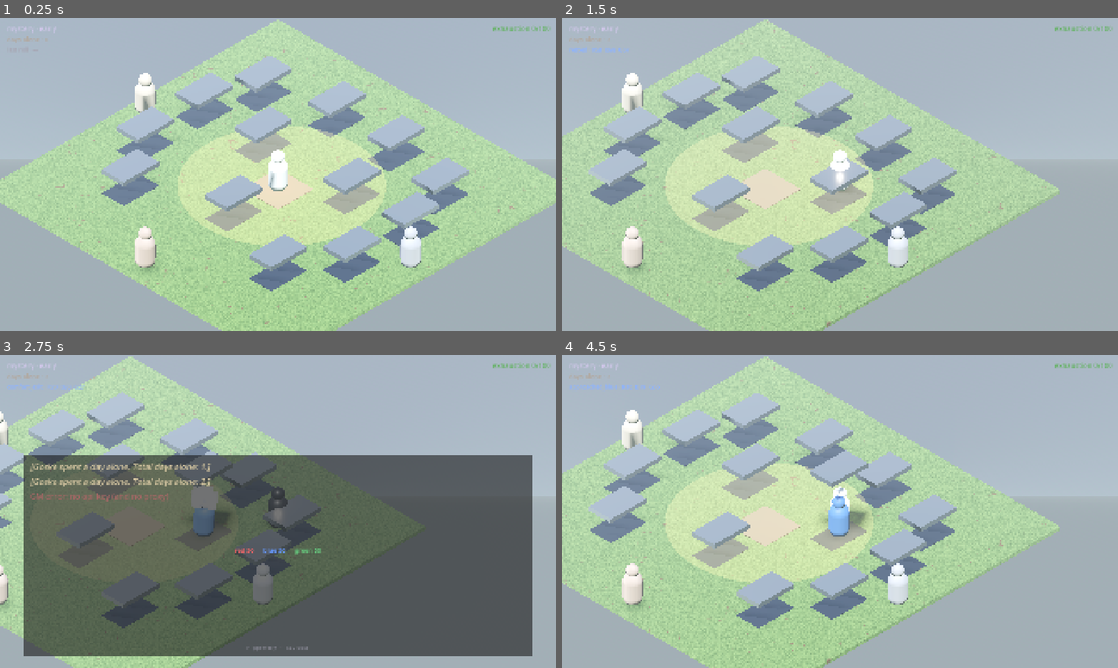
Above: before the commit, frames 1-4 (two rows, left to right).
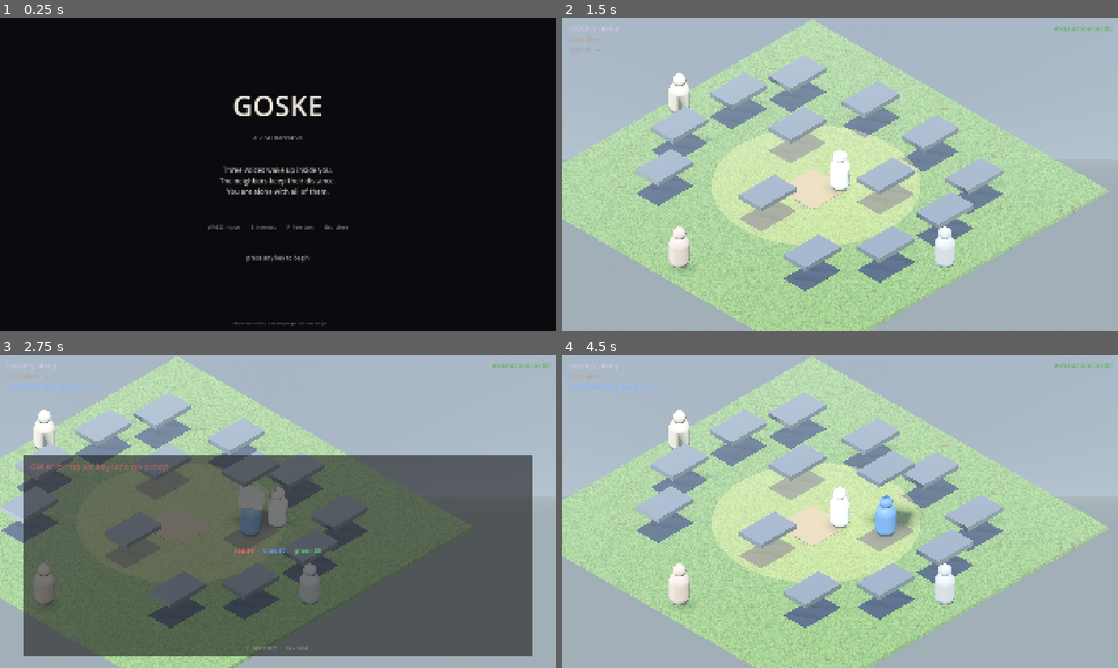
Above: after the commit, the same moments.

Repository: gokselozgur5/goske
Game: Godot game, scene res://scenes/title.tscn
Two runs of this game, one before a commit and one after it. Both use one fixed random seed, a clock stepped at 60 frames per second and the inputs below. Before the commit the project starts from res://scenes/main.tscn.
Inputs (mouse positions are in pixels of both pictures, inside the frame that each line leads up to):
- Up to frame 1 (0.25 s): no input
- Up to frame 2 (1.5 s): tap Enter (ui_accept) at 0.5 s; move the mouse to (962, 158) at 0.52 s; hold Right (ui_right) 0.53-1.25 s; hold Enter (ui_accept) 0.53-1.25 s; click (962, 158) at 0.67 s; drag from (728, 190) to (812, 237) at 1.27 s
- Up to frame 3 (2.75 s): tap Enter (ui_accept) at 2 s; move the mouse to (333, 442) at 2.02 s; hold Right (ui_right) from 2.03 s (still down); hold Enter (ui_accept) from 2.03 s (still down); tap Tab at 2.1 s; click (333, 442) at 2.17 s
- Up to frame 4 (4.5 s): release Right (ui_right) at 2.75 s; release Enter (ui_accept) at 2.75 s; drag from (812, 574) to (673, 464) at 2.77 s; move the mouse to (1006, 558) at 3.52 s; hold Left (ui_left) 3.53-4.25 s; hold Enter (ui_accept) 3.53-4.25 s; tap Shift at 3.6 s; click (1006, 558) at 3.67 s; tap Escape (ui_cancel) at 4.15 s; drag from (673, 464) to (756, 433) at 4.27 s

The runs differ from the first frame. In frame 1, 100% of the frame differs, in the area x 0-100%, y 0-100%; in frame 2, 42%; in frame 3, 20%; in frame 4, 42%.

Commit message:
demo prep step 2: title screen + ending restart
scenes/title.tscn + scripts/title.gd:
- Minimal Control built code-side (no .tscn editing fight). Dark bg,
  GOSKE wordmark, "a 2.5D narrative" subtitle, Disco-Elysium-toned
  3-line hook ("Three voices wake up inside you. The neighbors keep
  their distance. You are alone with all of them."), key hints row,
  and a blinking "press any key to begin".
- Soft red/blue/green accent strip at the top — quiet visual nod to
  the trust triple without spelling it out.
- 0.4s grace period after _ready before any input starts the game,
  so a held key from the previous scene can't auto-skip.
- Fade-out on start, then change_scene_to_file → main.tscn.

project.godot run/main_scene flipped to title.tscn.

scripts/ending_overlay.gd:
- ui_accept (Enter / Space) → play again. Loads title.tscn, which
  resets all run state since we don't use autoloads.
- New code-side hint label "enter — play again   esc — dismiss"
  built in _ready, hidden during the GM narration load, faded in
  once narration (or fallback) lands so it doesn't compete with
  the climax beat.
- Hint resets on every show_ending() so reopened endings start
  cleanly.

Diff:
--- a/project.godot
+++ b/project.godot
@@ -11,7 +11,7 @@
 [application]
 
 config/name="Goske"
-run/main_scene="res://scenes/main.tscn"
+run/main_scene="res://scenes/title.tscn"
 config/features=PackedStringArray("4.6", "Forward Plus")
 config/icon="res://icon.svg"
 
--- /dev/null
+++ b/scenes/title.tscn
@@ -0,0 +1,13 @@
+[gd_scene load_steps=2 format=3]
+
+[ext_resource type="Script" path="res://scripts/title.gd" id="1_title"]
+
+[node name="Title" type="Control"]
+layout_mode = 3
+anchors_preset = 15
+anchor_right = 1.0
+anchor_bottom = 1.0
+grow_horizontal = 2
+grow_vertical = 2
+mouse_filter = 0
+script = ExtResource("1_title")
--- a/scripts/ending_overlay.gd
+++ b/scripts/ending_overlay.gd
@@ -16,11 +16,36 @@
 
 var _waiting: bool = false
 var _ending: Dictionary = {}
+var _hint_label: Label = null
 
 func _ready() -> void:
 	add_to_group("ending_overlay")
 	hide()
 	modulate.a = 0.0
+	_build_hint_label()
+
+func _build_hint_label() -> void:
+	_hint_label = Label.new()
+	_hint_label.text = "enter — play again        esc — dismiss"
+	_hint_label.horizontal_alignment = HORIZONTAL_ALIGNMENT_CENTER
+	_hint_label.add_theme_font_size_override("font_size", 16)
+	_hint_label.add_theme_color_override("font_color", Color(0.55, 0.55, 0.60))
+	_hint_label.anchor_top = 1.0
+	_hint_label.anchor_bottom = 1.0
+	_hint_label.anchor_left = 0.5
+	_hint_label.anchor_right = 0.5
+	_hint_label.offset_top = -64
+	_hint_label.offset_bottom = -32
+	_hint_label.offset_left = -260
+	_hint_label.offset_right = 260
+	_hint_label.modulate.a = 0.0
+	add_child(_hint_label)
+
+func _show_hint() -> void:
+	if _hint_label == null:
+		return
+	var tw := create_tween()
+	tw.tween_property(_hint_label, "modulate:a", 1.0, 0.9)
 
 func show_ending() -> void:
 	var gs := get_tree().get_first_node_in_group("game_state")
@@ -33,6 +58,8 @@
 	label.text = str(e.get("label", ""))
 	# Loading state — single ellipsis until the GM responds (or timeout).
 	theme_label.text = "…"
+	if _hint_label:
+		_hint_label.modulate.a = 0.0
 	coords_label.text = "red %d   blue %d   green %d   ·   days alone %d" % [
 		gs.get_trust("red"), gs.get_trust("blue"), gs.get_trust("green"), gs.days_alone
 	]
@@ -123,6 +150,7 @@
 		_apply_fallback(str(_ending.get("theme", "")))
 		return
 	theme_label.text = line
+	_show_hint()
 
 func _on_narration_timeout() -> void:
 	if not _waiting:
@@ -134,10 +162,18 @@
 	if text == "" or text == null:
 		text = str(_ending.get("theme", "—"))
 	theme_label.text = text
+	_show_hint()
 
 func _unhandled_input(event: InputEvent) -> void:
-	if visible and event.is_action_pressed("ui_cancel"):
+	if not visible:
+		return
+	if event.is_action_pressed("ui_cancel"):
 		_dismiss()
+		get_viewport().set_input_as_handled()
+	elif event.is_action_pressed("ui_accept"):
+		# Enter / Space → play again. Reload to the title screen so the next
+		# run starts fresh (no autoloads — scene change resets state).
+		_play_again()
 		get_viewport().set_input_as_handled()
 
 func _dismiss() -> void:
@@ -145,3 +181,9 @@
 	var tw := create_tween()
 	tw.tween_property(self, "modulate:a", 0.0, 0.6)
 	tw.tween_callback(hide)
+
+func _play_again() -> void:
+	_waiting = false
+	var tw := create_tween()
+	tw.tween_property(self, "modulate:a", 0.0, 0.8)
+	tw.tween_callback(func(): get_tree().change_scene_to_file("res://scenes/title.tscn"))
--- /dev/null
+++ b/scripts/title.gd
@@ -0,0 +1,146 @@
+extends Control
+
+# Title screen. Renders a minimal opening frame: name, hook, key hints,
+# and waits for the player to press anything to load main.tscn.
+#
+# Built code-side so we don't fight the .tscn format. The root scene
+# is just a Control with this script attached.
+
+const HOOK := "Three voices wake up inside you.\nThe neighbors keep their distance.\nYou are alone with all of them."
+const HINTS := "WASD  move        E  interact        F  free-text        Esc  close"
+
+var _bg: ColorRect
+var _begin_label: Label
+var _can_start: bool = false
+var _starting: bool = false
+var _blink_t: float = 0.0
+
+func _ready() -> void:
+	mouse_filter = Control.MOUSE_FILTER_STOP
+	anchor_right = 1.0
+	anchor_bottom = 1.0
+	_build_ui()
+	# Tiny grace period so a held key from the previous scene doesn't auto-skip.
+	await get_tree().create_timer(0.4).timeout
+	_can_start = true
+
+func _build_ui() -> void:
+	_bg = ColorRect.new()
+	_bg.color = Color(0.04, 0.04, 0.06, 1.0)
+	_bg.anchor_right = 1.0
+	_bg.anchor_bottom = 1.0
+	_bg.mouse_filter = Control.MOUSE_FILTER_IGNORE
+	add_child(_bg)
+
+	# Soft red/blue/green accent strip near the top — quiet visual nod to the
+	# trust triple without spelling it out.
+	var strip := HBoxContainer.new()
+	strip.anchor_left = 0.5
+	strip.anchor_right = 0.5
+	strip.anchor_top = 0.16
+	strip.anchor_bottom = 0.16
+	strip.offset_left = -120
+	strip.offset_right = 120
+	strip.offset_top = -2
+	strip.offset_bottom = 2
+	strip.add_theme_constant_override("separation", 12)
+	add_child(strip)
+	for col in [Color(0.85, 0.20, 0.18), Color(0.18, 0.40, 0.85), Color(0.18, 0.70, 0.30)]:
+		var dot := ColorRect.new()
+		dot.color = col
+		dot.custom_minimum_size = Vector2(64, 4)
+		strip.add_child(dot)
+
+	var center := CenterContainer.new()
+	center.anchor_right = 1.0
+	center.anchor_bottom = 1.0
+	add_child(center)
+
+	var vbox := VBoxContainer.new()
+	vbox.alignment = BoxContainer.ALIGNMENT_CENTER
+	vbox.add_theme_constant_override("separation", 28)
+	center.add_child(vbox)
+
+	var title := Label.new()
+	title.text = "GOSKE"
+	title.horizontal_alignment = HORIZONTAL_ALIGNMENT_CENTER
+	title.add_theme_font_size_override("font_size", 96)
+	title.add_theme_color_override("font_color", Color(0.92, 0.90, 0.86))
+	vbox.add_child(title)
+
+	var subtitle := Label.new()
+	subtitle.text = "a 2.5D narrative"
+	subtitle.horizontal_alignment = HORIZONTAL_ALIGNMENT_CENTER
+	subtitle.add_theme_font_size_override("font_size", 22)
+	subtitle.add_theme_color_override("font_color", Color(0.55, 0.55, 0.60))
+	vbox.add_child(subtitle)
+
+	var spacer := Control.new()
+	spacer.custom_minimum_size = Vector2(1, 24)
+	vbox.add_child(spacer)
+
+	var hook := Label.new()
+	hook.text = HOOK
+	hook.horizontal_alignment = HORIZONTAL_ALIGNMENT_CENTER
+	hook.add_theme_font_size_override("font_size", 24)
+	hook.add_theme_color_override("font_color", Color(0.78, 0.76, 0.72))
+	vbox.add_child(hook)
+
+	var spacer2 := Control.new()
+	spacer2.custom_minimum_size = Vector2(1, 36)
+	vbox.add_child(spacer2)
+
+	var hints := Label.new()
+	hints.text = HINTS
+	hints.horizontal_alignment = HORIZONTAL_ALIGNMENT_CENTER
+	hints.add_theme_font_size_override("font_size", 18)
+	hints.add_theme_color_override("font_color", Color(0.45, 0.45, 0.50))
+	vbox.add_child(hints)
+
+	var spacer3 := Control.new()
+	spacer3.custom_minimum_size = Vector2(1, 24)
+	vbox.add_child(spacer3)
+
+	_begin_label = Label.new()
+	_begin_label.text = "press any key to begin"
+	_begin_label.horizontal_alignment = HORIZONTAL_ALIGNMENT_CENTER
+	_begin_label.add_theme_font_size_override("font_size", 20)
+	_begin_label.add_theme_color_override("font_color", Color(0.85, 0.82, 0.76))
+	vbox.add_child(_begin_label)
+
+	var credit := Label.new()
+	credit.anchor_top = 1.0
+	credit.anchor_bottom = 1.0
+	credit.anchor_left = 0.5
+	credit.anchor_right = 0.5
+	credit.offset_top = -36
+	credit.offset_bottom = -16
+	credit.offset_left = -160
+	credit.offset_right = 160
+	credit.text = "alienation, voices, and the people outside the jar"
+	credit.horizontal_alignment = HORIZONTAL_ALIGNMENT_CENTER
+	credit.add_theme_font_size_override("font_size", 14)
+	credit.add_theme_color_override("font_color", Color(0.40, 0.40, 0.45))
+	add_child(credit)
+
+func _process(delta: float) -> void:
+	if _begin_label == null:
+		return
+	_blink_t += delta
+	var a: float = 0.55 + 0.35 * sin(_blink_t * 2.4)
+	_begin_label.modulate.a = a
+
+func _unhandled_input(event: InputEvent) -> void:
+	if not _can_start or _starting:
+		return
+	if event is InputEventKey and event.pressed and not event.echo:
+		_start()
+	elif event is InputEventMouseButton and event.pressed:
+		_start()
+
+func _start() -> void:
+	_starting = true
+	get_viewport().set_input_as_handled()
+	var tw := create_tween()
+	tw.tween_property(self, "modulate:a", 0.0, 0.45)
+	tw.tween_callback(func(): get_tree().change_scene_to_file("res://scenes/main.tscn"))
